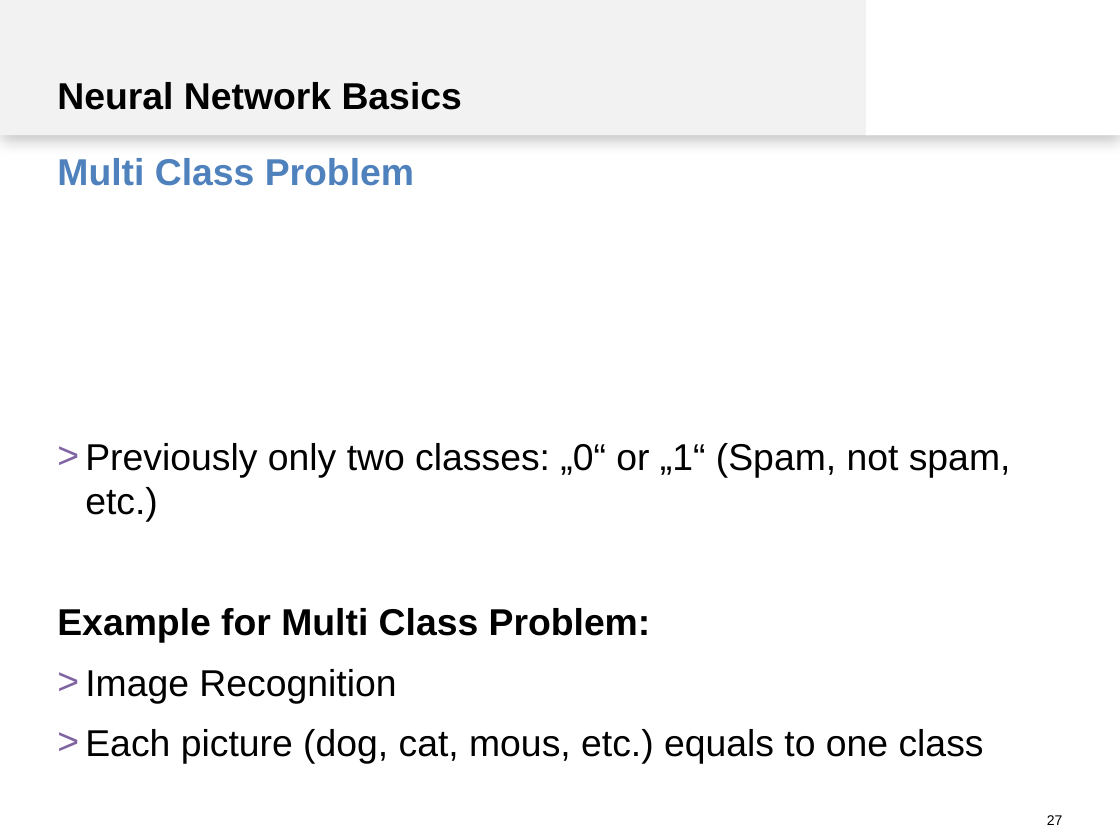
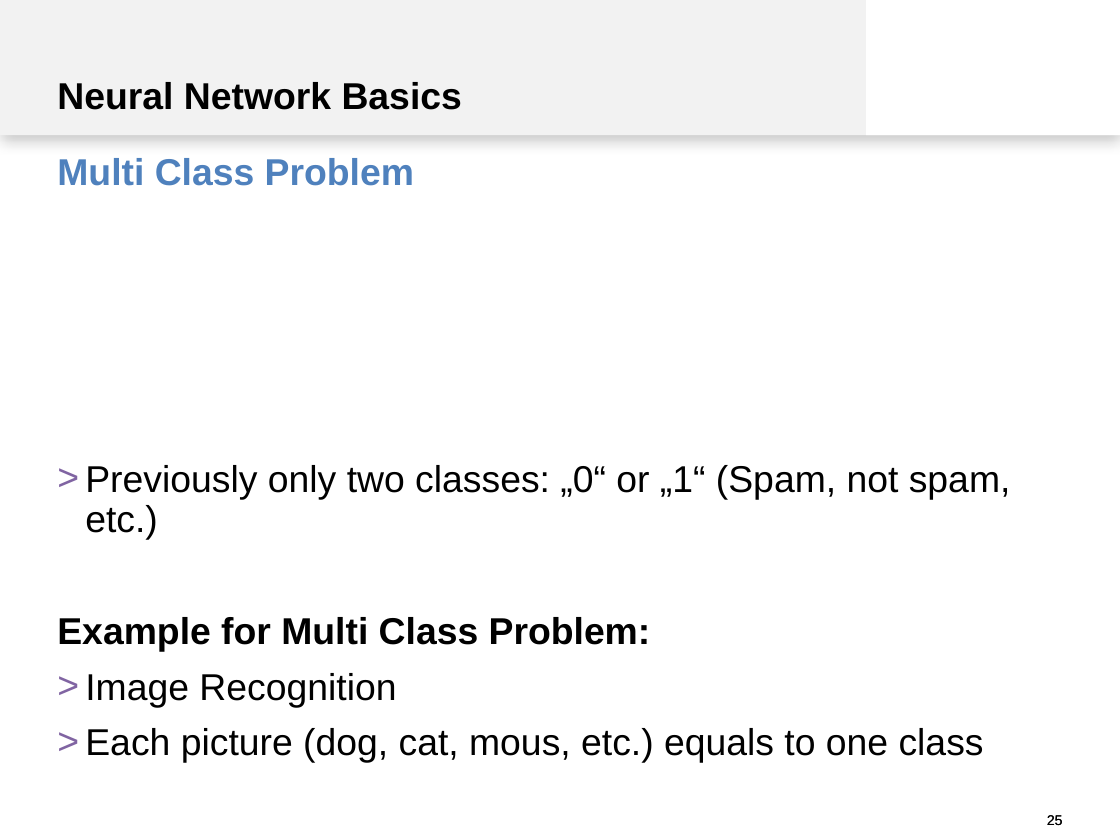
Before and after one commit to spinfo/LSS_DLwithText, a slide deck: slide 25 of docs/introduction.pptx (slide 27 before the commit). Drawn at 1120x840 pixels with LibreOffice and Linux fonts; fonts in the diff are those of the drawing. Boxes give left, top, right and bottom in pixels: in the first picture for what was removed or moved away, otherwise in the second. Text is boxed around its words. In the diff, an @@ line names an element or a change of style, - is before the commit and + after.

```diff
--- a/docs/introduction.pptx
+++ b/docs/introduction.pptx
@@ text "Previously only two classes: „0“ ..." at bbox=[57, 465, 1011, 763]: line spacing 1 to 0.9; vertical alignment bottom to top @@
@@ page number added at bbox=[560, 800, 1063, 840], 9 pt, text #000000 @@
+25
@@ page number at bbox=[1047, 815, 1063, 826]: text changed @@
-27
+25
```
Also in this commit, not shown: 34 other slides changed, 2 slides added, 3 slides removed.
